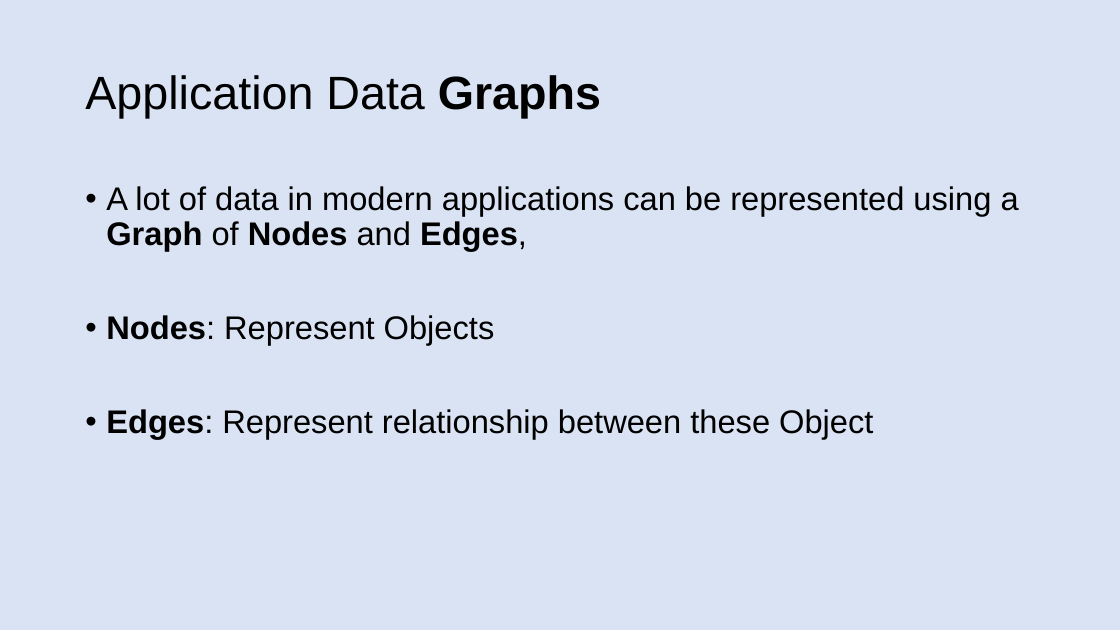
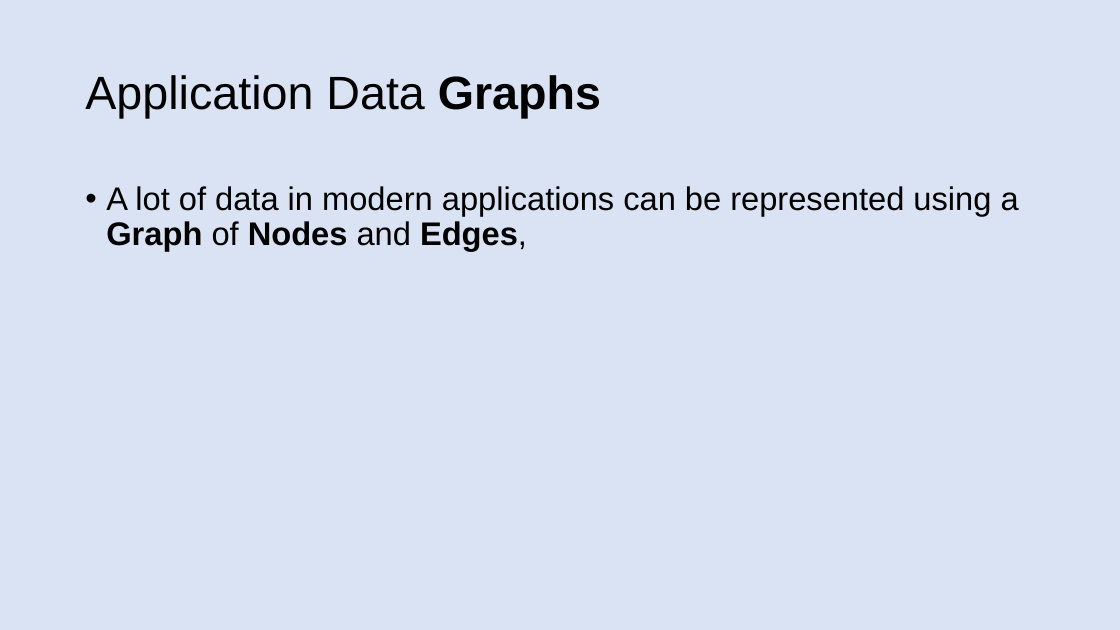
Before and after one commit to patelg123/graphql-presentation, a slide deck: slide 5 of current.pptx. Drawn at 1120x630 pixels with LibreOffice and Linux fonts; fonts in the diff are those of the drawing. Boxes give left, top, right and bottom in pixels: in the first picture for what was removed or moved away, otherwise in the second. Text is boxed around its words. In the diff, an @@ line names an element or a change of style, - is before the commit and + after.

```diff
--- a/current.pptx
+++ b/current.pptx
@@ text at box(106, 315, 873, 439): paragraphs removed @@
-• Nodes: Represent Objects
-• Edges: Represent relationship between these Object
```
Also in this commit, not shown: 15 other slides changed, 1 slide added, 1 slide removed.
